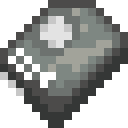
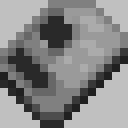
Layer changes from the first 128×128 image to the second:
renamed "Layer Group" to "tier.mask.l", hid the group it (4 layers) over (x1=0, y1=0, x2=128, y2=128)
renamed "package_label" to "tier.mask", hid it, painted on it over (x1=40, y1=16, x2=72, y2=48)
hid group "type.mask.l" (4 layers) over (x1=0, y1=0, x2=128, y2=128)
hid "type.mask", painted on it over (x1=0, y1=48, x2=56, y2=96)
added layer "darken" (multiply) above "drive" over (x1=0, y1=0, x2=128, y2=128)
painted on "drive" over (x1=0, y1=0, x2=128, y2=128)
